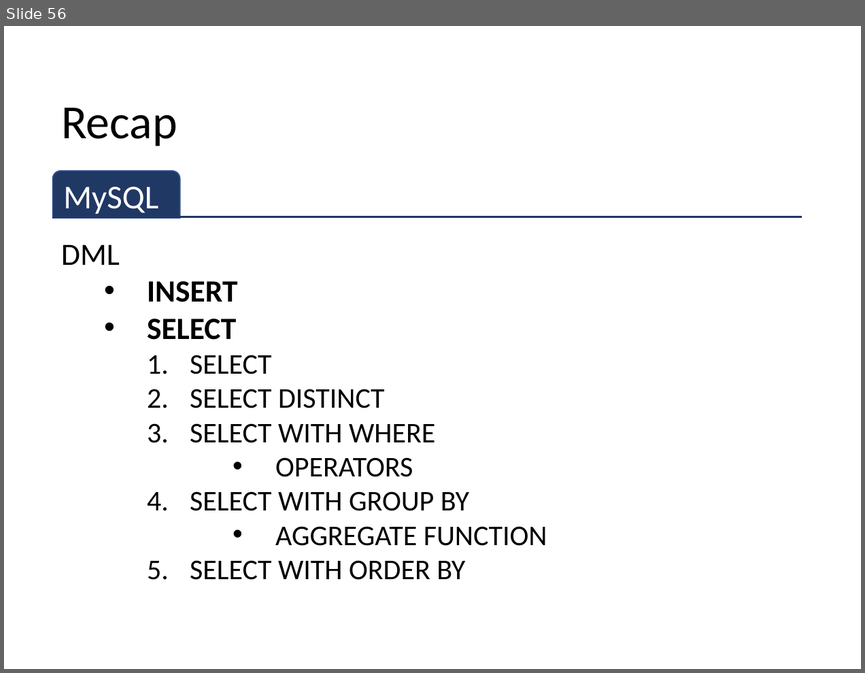
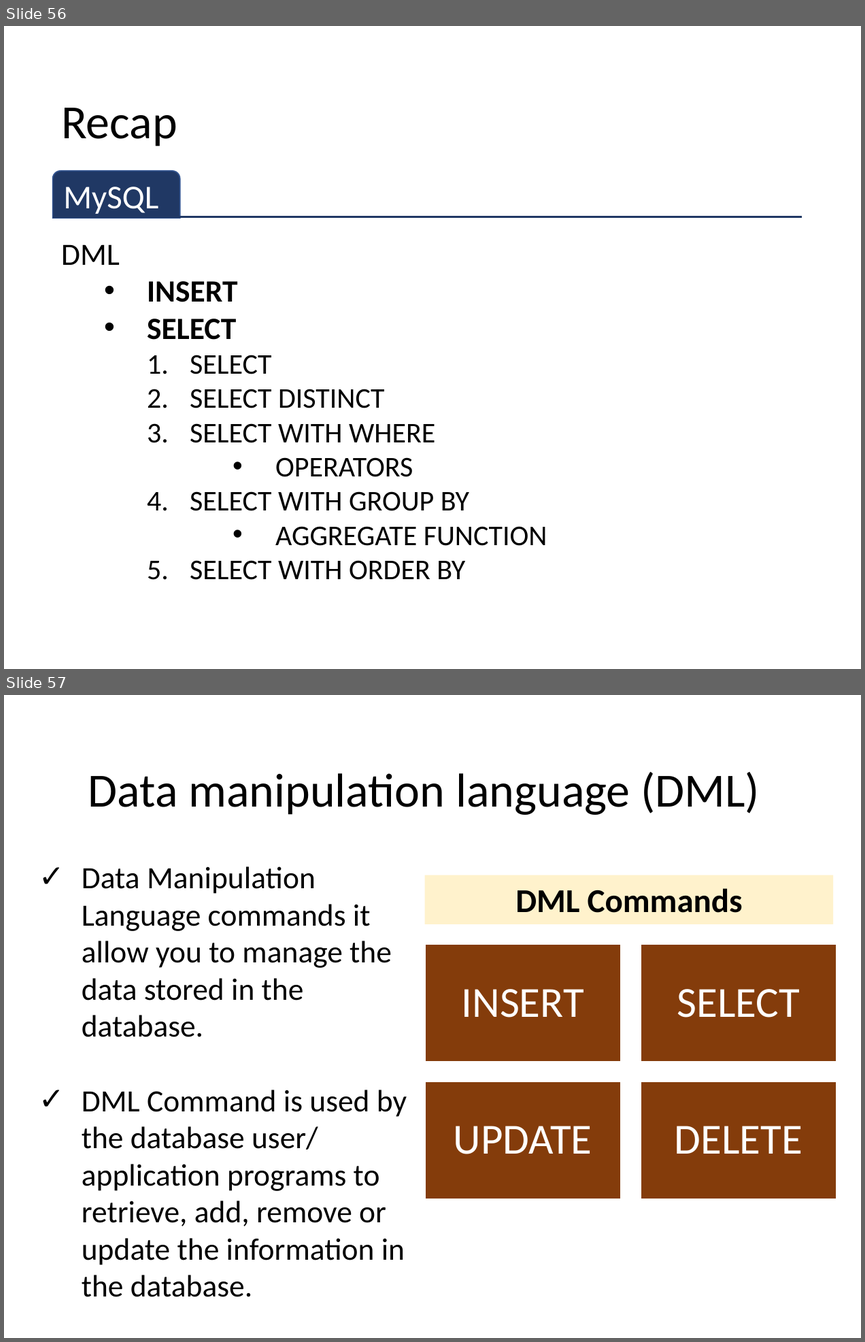
Before and after one commit to sitmbadept/sitmbadept.github.io, a slide deck: 2023/UNIT_2/Site/UNIT-2-PART-1.pptx. Shown one above the other, each under a label of ours: slide 56 before the commit, slides 56 and 57 after it. The pictures are 865x673 and 865x1342 pixels, drawn with LibreOffice and Linux fonts; fonts in the diff are those of the drawing. Boxes give left, top, right and bottom in pixels: in the first picture for what was removed or moved away, otherwise in the second. Text is boxed around its words. In the diff, an @@ line names an element or a change of style, - is before the commit and + after.

```diff
--- a/2023/UNIT_2/Site/UNIT-2-PART-1.pptx
+++ b/2023/UNIT_2/Site/UNIT-2-PART-1.pptx
@@ slide 57 added at (4,695,861,1338), background #FFFFFF @@
@@ title added at (88,772,759,815), 40 pt, text #000000 @@
+Data manipulation language (DML)
@@ text added at (82,866,407,1297), 26 pt, text #000000 @@
+  ✓ Data Manipulation Language commands it allow you to manage the data stored in the database.
+  ✓ DML Command is used by the database user/ application programs to retrieve, add, remove or update the information in the database.
@@ group added at (425,875,837,1199): 5 rectangles, 4 texts @@
+INSERT
+SELECT
+UPDATE
+DELETE
+DML Commands
```
Also in this commit, not shown: 55 other slides added, 9 other files.
